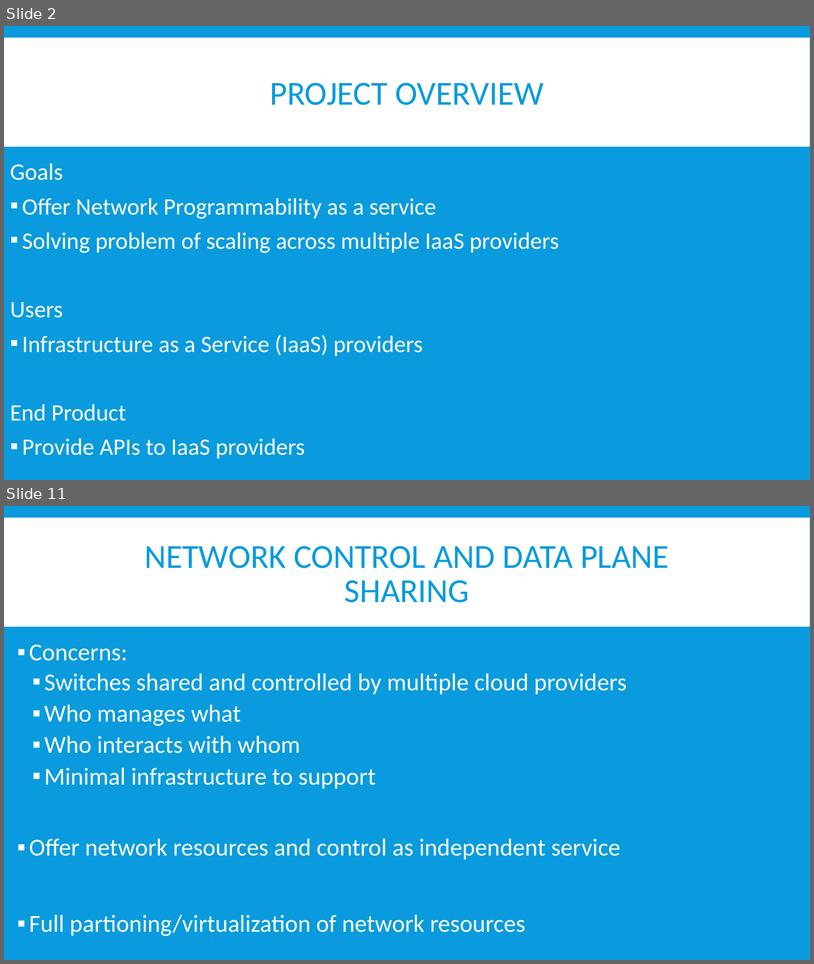
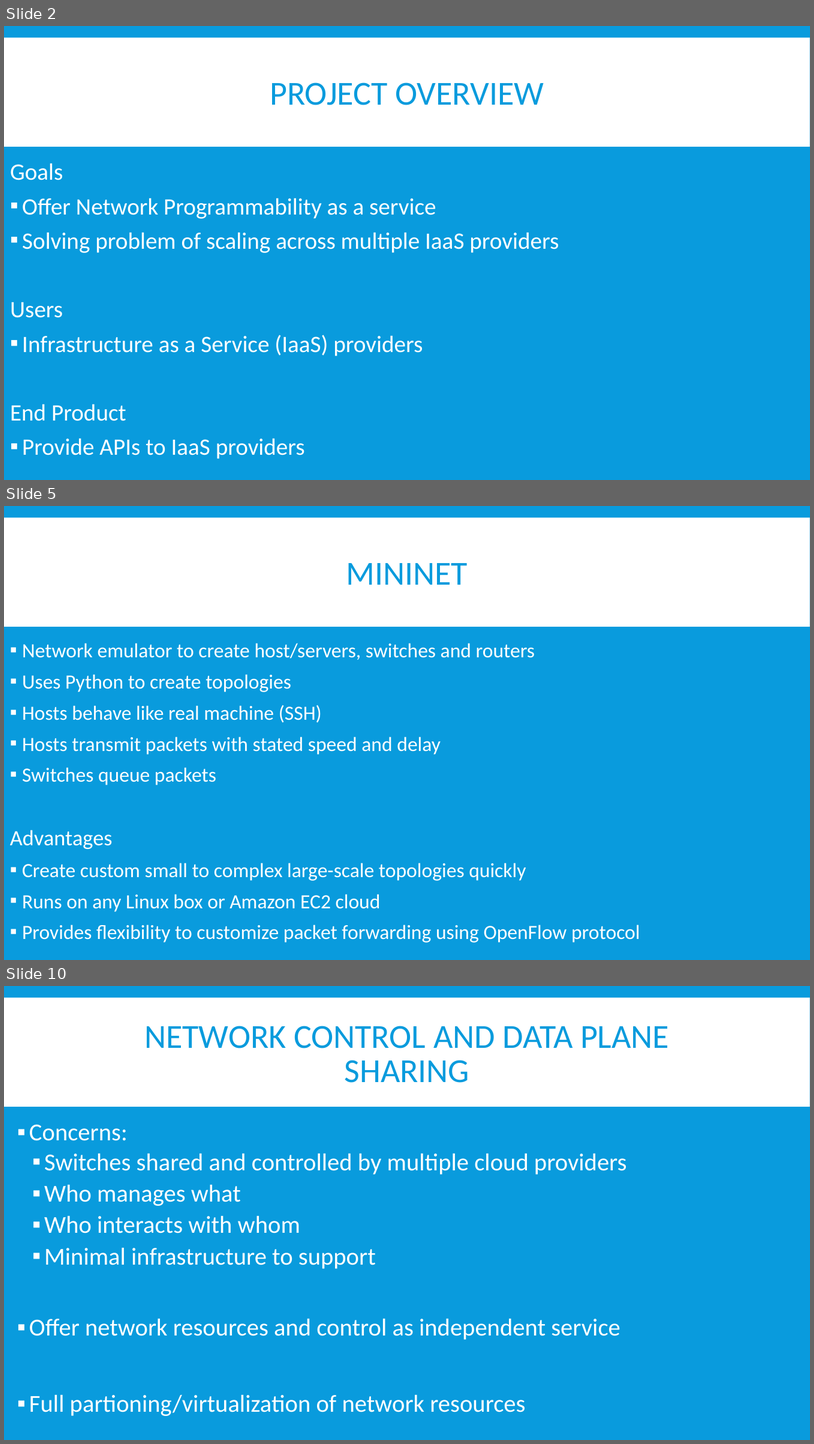
Before and after one commit to BU-NU-CLOUD-SP16/Network-Programmability-as-a-Service, a slide deck: Demo 1.pptx. Shown one above the other, each under a label of ours: slides 2 and 11 before the commit, slides 2, 5 and 10 after it; the slides between them are not shown. The pictures are 814x964 and 814x1444 pixels, drawn with LibreOffice and Linux fonts; fonts in the diff are those of the drawing. Boxes give left, top, right and bottom in pixels: in the first picture for what was removed or moved away, otherwise in the second. Text is boxed around its words. In the diff, an @@ line names an element or a change of style, - is before the commit and + after.

```diff
--- a/Demo 1.pptx
+++ b/Demo 1.pptx
@@ slide 5 added at (4, 506, 810, 960), background #099BDD; not listed: 1 template element that a slide beside it also shows @@
@@ title added at (346, 563, 468, 585), 40 pt, text #099BDD @@
+MININET
@@ text added at (10, 643, 641, 942), 24 pt, text #FFFFFF @@
+▪ Network emulator to create host/servers, switches and routers
+▪ Uses Python to create topologies
+▪ Hosts behave like real machine (SSH)
+▪ Hosts transmit packets with stated speed and delay
+▪ Switches queue packets
+Advantages
+▪ Create custom small to complex large-scale topologies quickly
+▪ Runs on any Linux box or Amazon EC2 cloud
+▪ Provides flexibility to customize packet forwarding using OpenFlow protocol
@@ what was slide 11 is now slide 10 @@
```
Also in this commit, not shown: 5 slides changed, 3 other slides added, 6 slides removed.
